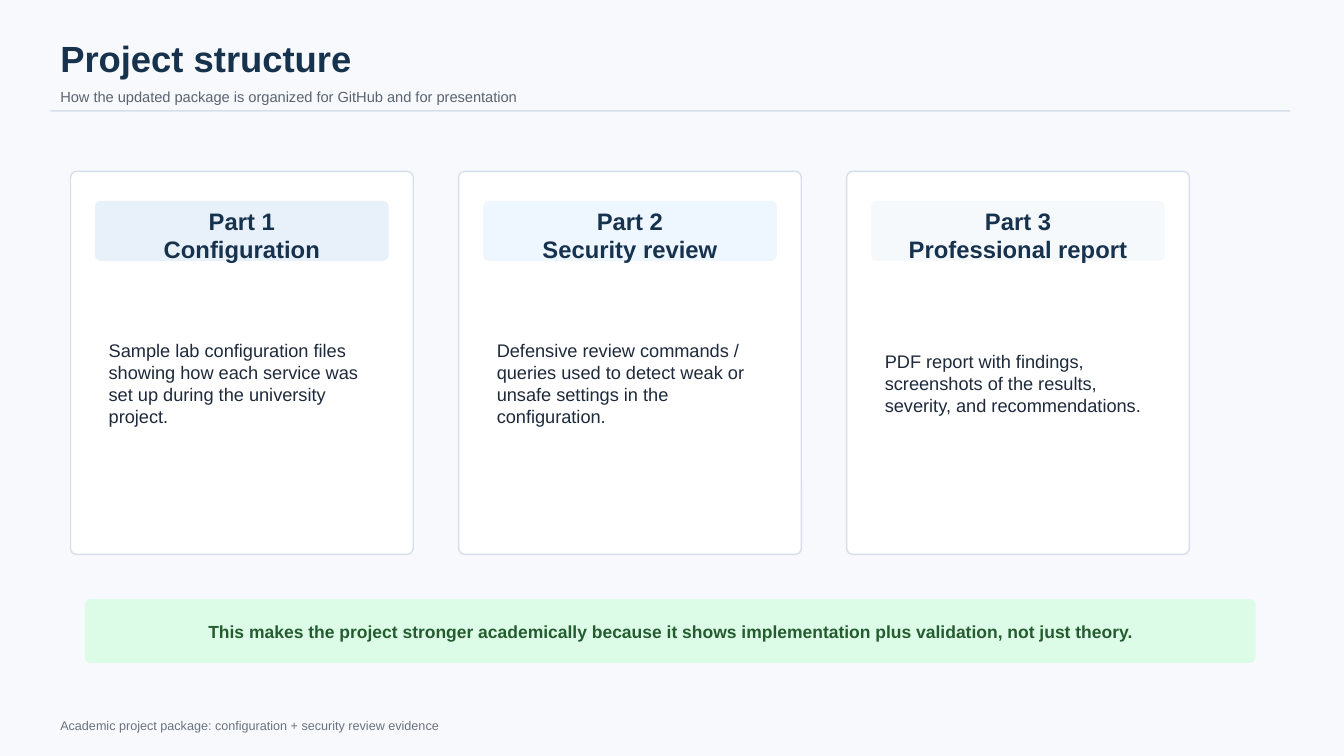
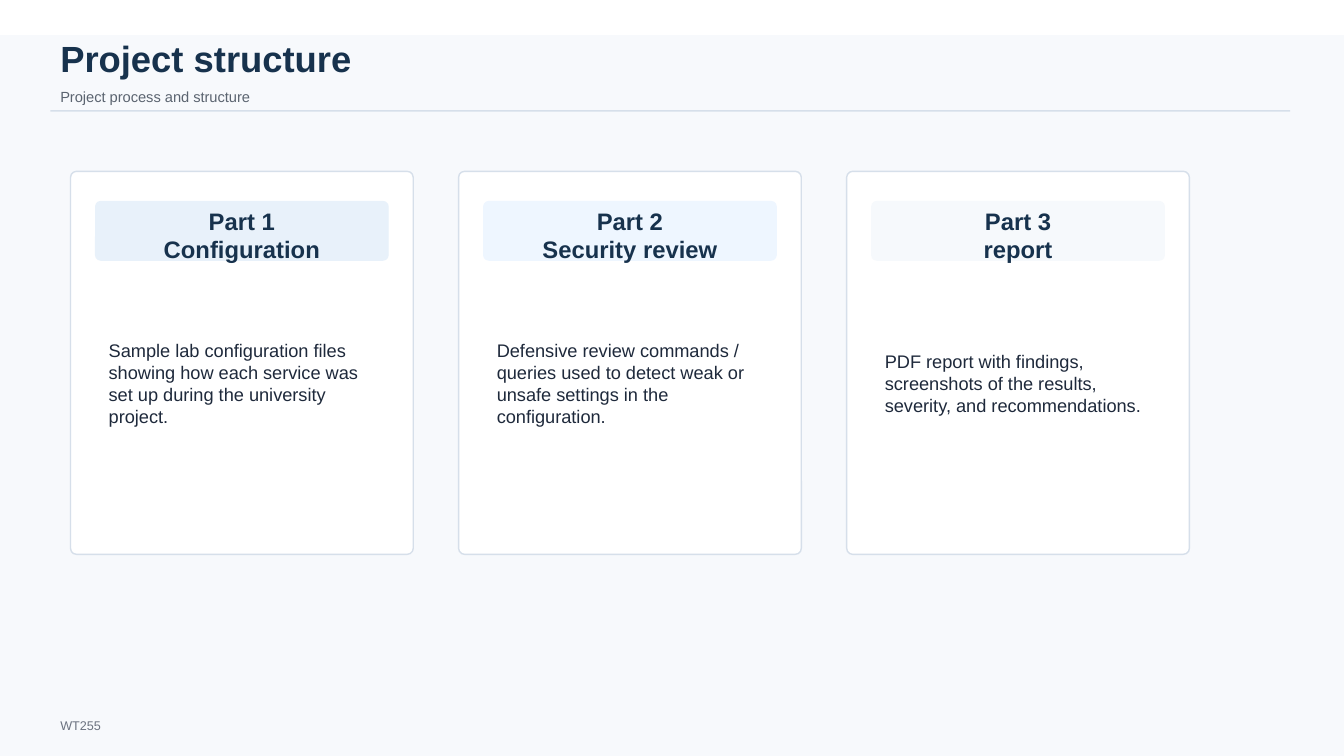
Before and after one commit to RahafAlSurai/Security-Servers-Configuration-Review-Project, a slide deck: slide 2 of Updated_Security_Servers_Project.pptx. Drawn at 1344x756 pixels with LibreOffice and Linux fonts; fonts in the diff are those of the drawing. Boxes give left, top, right and bottom in pixels: in the first picture for what was removed or moved away, otherwise in the second. Text is boxed around its words. In the diff, an @@ line names an element or a change of style, - is before the commit and + after.

```diff
--- a/Updated_Security_Servers_Project.pptx
+++ b/Updated_Security_Servers_Project.pptx
@@ rectangle: place and size @@
-rectangle at (0,0,1344,756)
+rectangle at (0,35,1344,756)
@@ text at (60,91,250,105): text changed @@
-How the updated package is organized for GitHub and for presentation
+Project process and structure
@@ text at (984,242,1053,263): text changed @@
-Professional report
+report
@@ rounded rectangle removed at (86,600,1255,662) @@
@@ text removed at (208,625,1132,642) @@
-This makes the project stronger academically because it shows implementation plus validation, not just theory.
@@ text at (60,721,101,730): text changed @@
-Academic project package: configuration + security review evidence
+WT255
```
Also in this commit, not shown: 3 other slides changed, 1 slide added, 2 slides removed.
